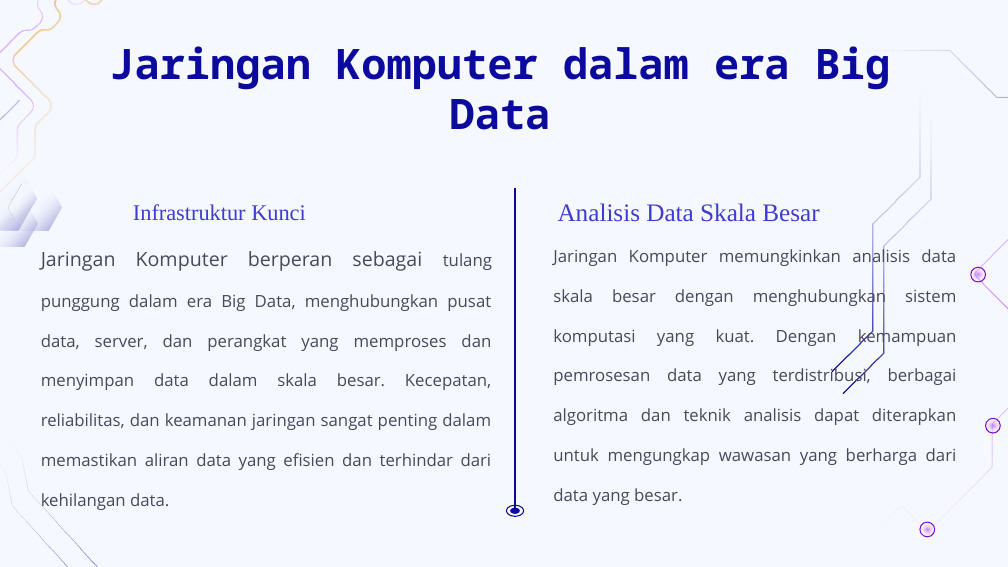
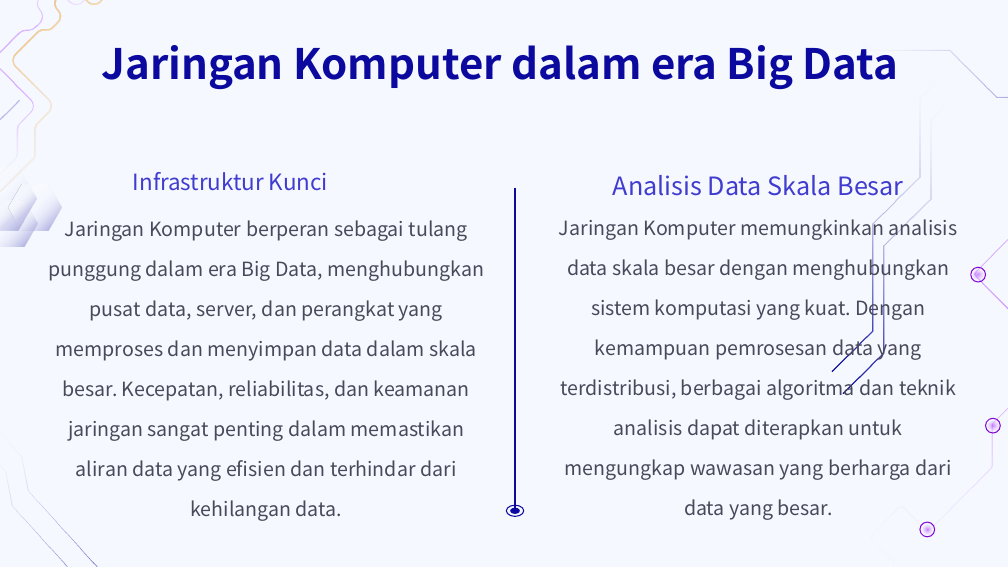
Before and after one commit to eja2003/Borneo, a slide deck: slide 3 of PPT jarkas.pptx. Drawn at 1008x567 pixels with LibreOffice and Linux fonts; fonts in the diff are those of the drawing; background and template pictures are left out. Boxes give left, top, right and bottom in pixels: in the first picture for what was removed or moved away, otherwise in the second. Text is boxed around its words. In the diff, an @@ line names an element or a change of style, - is before the commit and + after.

```diff
--- a/PPT jarkas.pptx
+++ b/PPT jarkas.pptx
@@ title "Jaringan Komputer dalam era Big ..." at bbox=[101, 45, 899, 89]: font Noto Sans Mono to Noto Sans CJK JP @@
@@ text "Infrastruktur Kunci": place and size @@
-text "Infrastruktur Kunci" at bbox=[133, 204, 306, 220]
+text "Infrastruktur Kunci" at bbox=[133, 172, 328, 191]
@@ text "Infrastruktur Kunci" at bbox=[133, 172, 328, 191]: font Times New Roman to Noto Sans CJK JP @@
@@ text "Analisis Data Skala Besar": place and size @@
-text "Analisis Data Skala Besar" at bbox=[558, 203, 819, 222]
+text "Analisis Data Skala Besar" at bbox=[613, 175, 903, 201]
@@ text "Analisis Data Skala Besar" at bbox=[613, 175, 903, 201]: font Times New Roman to Noto Sans CJK JP; alignment left to centre @@
@@ text "Jaringan Komputer berperan sebagai tulang ...": place and size @@
-text "Jaringan Komputer berperan sebagai tulang ..." at bbox=[41, 251, 492, 510]
+text "Jaringan Komputer berperan sebagai tulang ..." at bbox=[48, 220, 484, 481]
@@ text "Jaringan Komputer berperan sebagai tulang ..." at bbox=[48, 220, 484, 481]: size 12 to 14 pt in "tulang punggung dalam era Big Data, menghubungkan ..."; font Open Sans to Noto Sans CJK JP; alignment justified to centre @@
@@ text "Jaringan Komputer memungkinkan analisis data ...": place and size @@
-text "Jaringan Komputer memungkinkan analisis data ..." at bbox=[553, 246, 957, 505]
+text "Jaringan Komputer memungkinkan analisis data ..." at bbox=[559, 215, 958, 520]
@@ text "Jaringan Komputer memungkinkan analisis data ..." at bbox=[559, 215, 958, 520]: size 12 to 14 pt, font Open Sans to Noto Sans CJK JP; alignment justified to centre @@
```
Also in this commit, not shown: 23 other slides changed.
